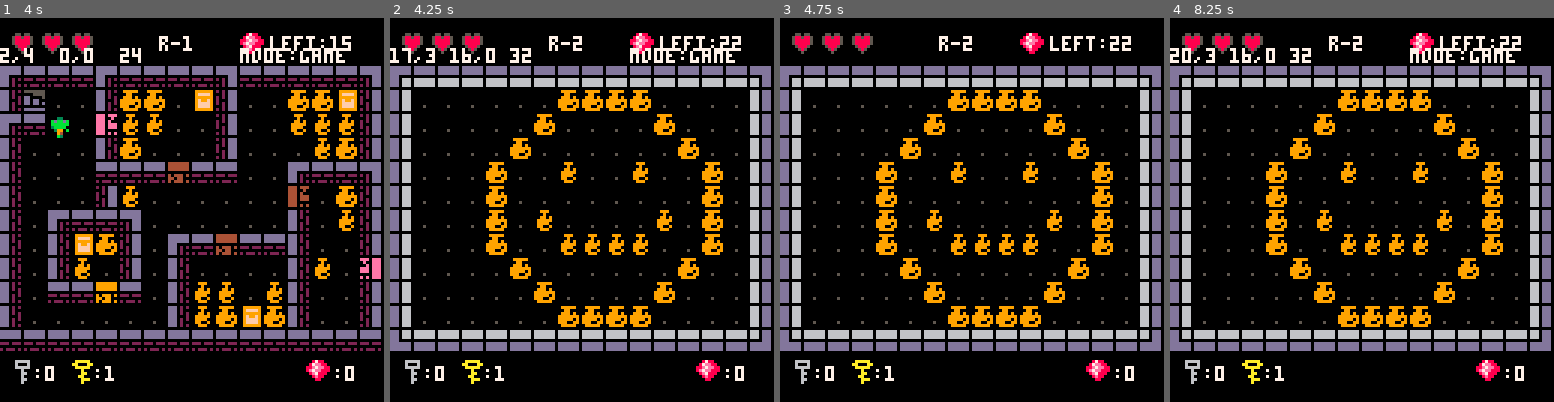
Above: before the commit, frames 1-4 (left to right).
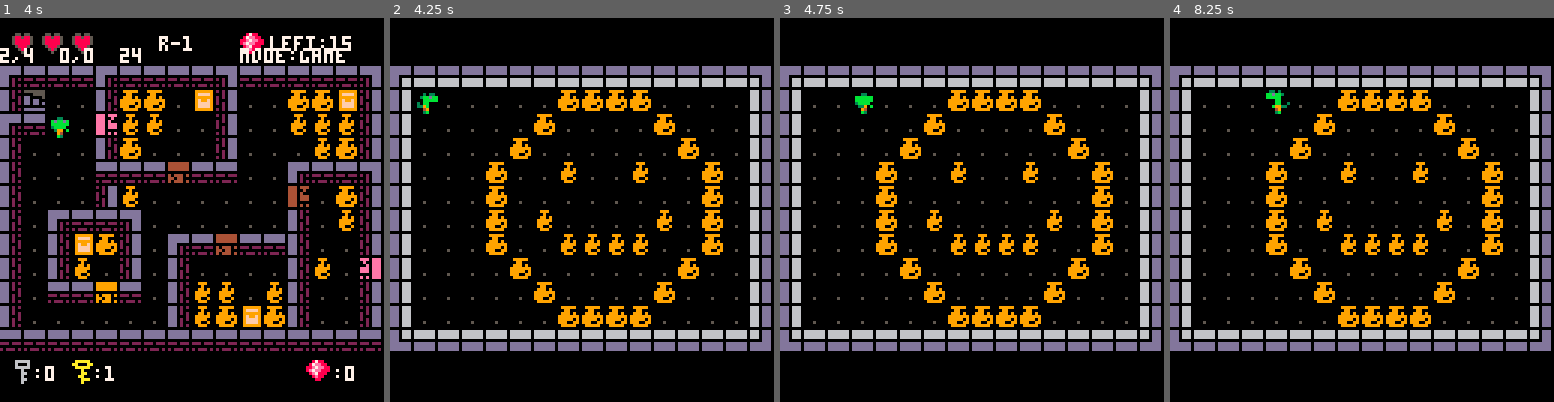
Above: after the commit, the same moments.

Repository: robotspacefish/dungeon_dino
Game: PICO-8 cartridge dungeon_dino.p8
Same seed, same stepped clock (60 frames per second), same inputs: the game is played once before the commit and once after it.
Inputs:
- Up to frame 1 (4 s): tap X (X key) at 0.33, 1.07, 1.85, 2.97 s; tap O (Z key) at 0.7, 1.7, 2.1, 2.5, 2.9, 3.3, 3.7 s; hold Right 1.6-2.1 s; hold Up 2.15-2.42 s; hold Right 2.47-3.03 s; hold Left 3.08-3.58 s; hold Down 3.63-3.97 s
- Up to frame 2 (4.25 s): hold Right from 4.02 s (still down); tap X (X key) at 4.08 s; tap O (Z key) at 4.1 s
- Up to frame 3 (4.75 s): tap O (Z key) at 4.5 s; release Right at 4.68 s; hold Up from 4.73 s (still down)
- Up to frame 4 (8.25 s): tap O (Z key) every 0.4 s from 4.9 to 8.1 s; release Up at 5.03 s; hold Left 5.08-5.68 s; tap X (X key) at 5.2, 6.32, 7.43 s; hold Down 5.73-6.03 s; hold Right 6.08-6.58 s; hold Right 6.63-7.13 s; hold Up 7.18-7.45 s; hold Right 7.5-8.07 s; hold Left from 8.12 s (still down)

Frame 1 is identical in both runs. In frame 2, 3.2% of the frame differs, in the area x 0-93%, y 3-96%; in frame 3, 2.2%; in frame 4, 3.3%.

Commit message:
fix map visibility using camera so player shows up but now UI doesn't

Diff:
--- a/dungeon_dino.p8
+++ b/dungeon_dino.p8
@@ -67,10 +67,9 @@
 function _draw()
 	cls()
 	palt(0,false)
-	-- draw_room(current_room.x,current_room.y)
-	map(current_room.x,current_room.y)
+	map()
+	camera(current_room.x*8,current_room.y*8)
 	player.draw()
-
 	ui()
 
 	if debug then display_debug() end
